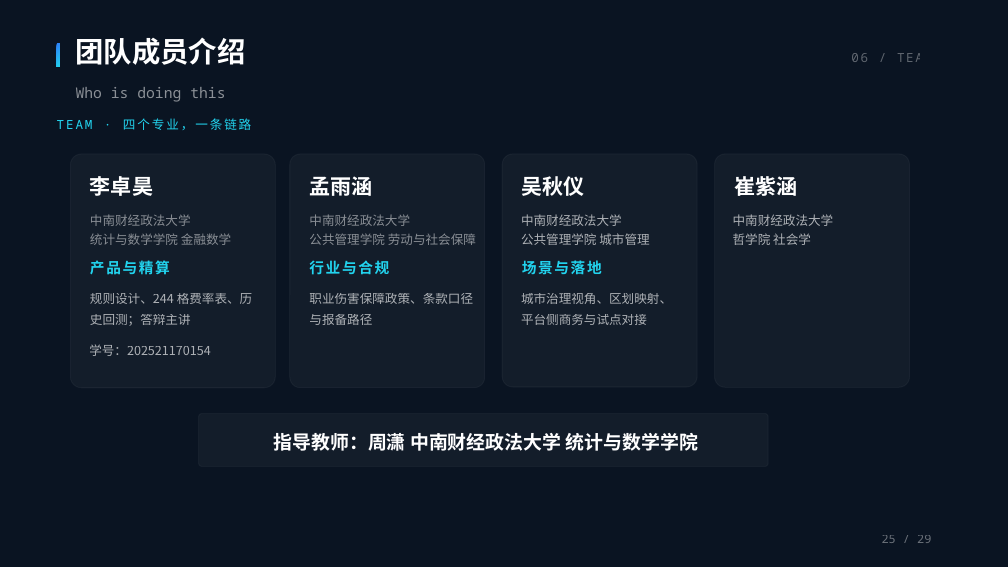
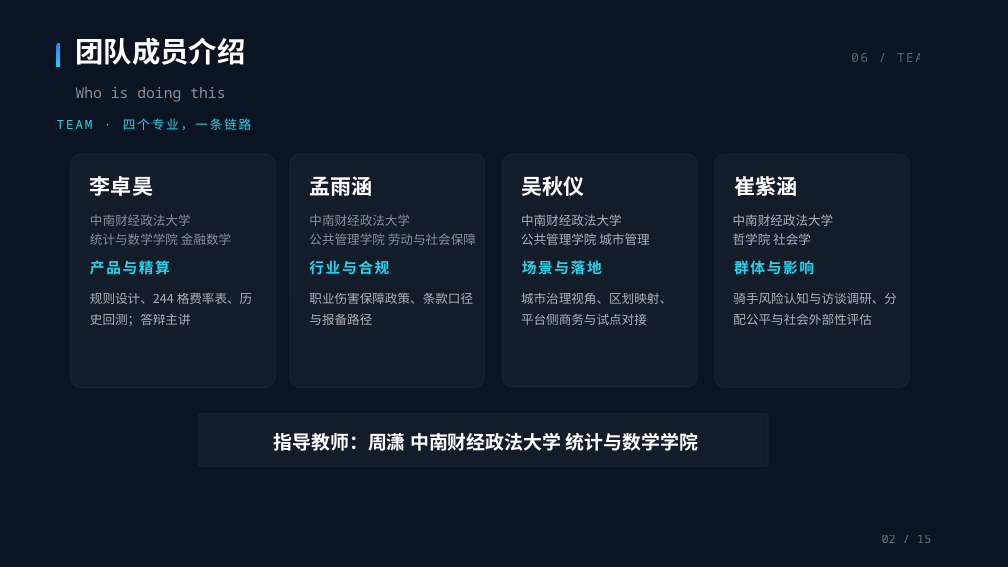
Before and after one commit to BruceLeezh/rainproof-pro, a slide deck: slide 2 of 01-参赛材料/交付物/PPT/神麻组-雨证-路演PPT-精简版-2026-10-30.pptx. Drawn at 1008x567 pixels with LibreOffice and Linux fonts; fonts in the diff are those of the drawing. Boxes give left, top, right and bottom in pixels: in the first picture for what was removed or moved away, otherwise in the second. Text is boxed around its words. In the diff, an @@ line names an element or a change of style, - is before the commit and + after.

```diff
--- a/01-参赛材料/交付物/PPT/神麻组-雨证-路演PPT-精简版-2026-10-30.pptx
+++ b/01-参赛材料/交付物/PPT/神麻组-雨证-路演PPT-精简版-2026-10-30.pptx
@@ text added at box(734, 260, 814, 275), 14 pt, text #22D3EE, bold @@
+群体与影响
@@ text added at box(733, 293, 897, 325), 12 pt, text #FFFFFF at 66% opacity @@
+骑手风险认知与访谈调研、分配公平与社会外部性评估
@@ text removed at box(89, 344, 211, 356) @@
-学号：202521170154
@@ text at box(882, 535, 931, 543): text changed @@
-25 / 29
+02 / 15
```
Also in this commit, not shown: 14 other slides changed, 1 slide removed, 5 other files.
